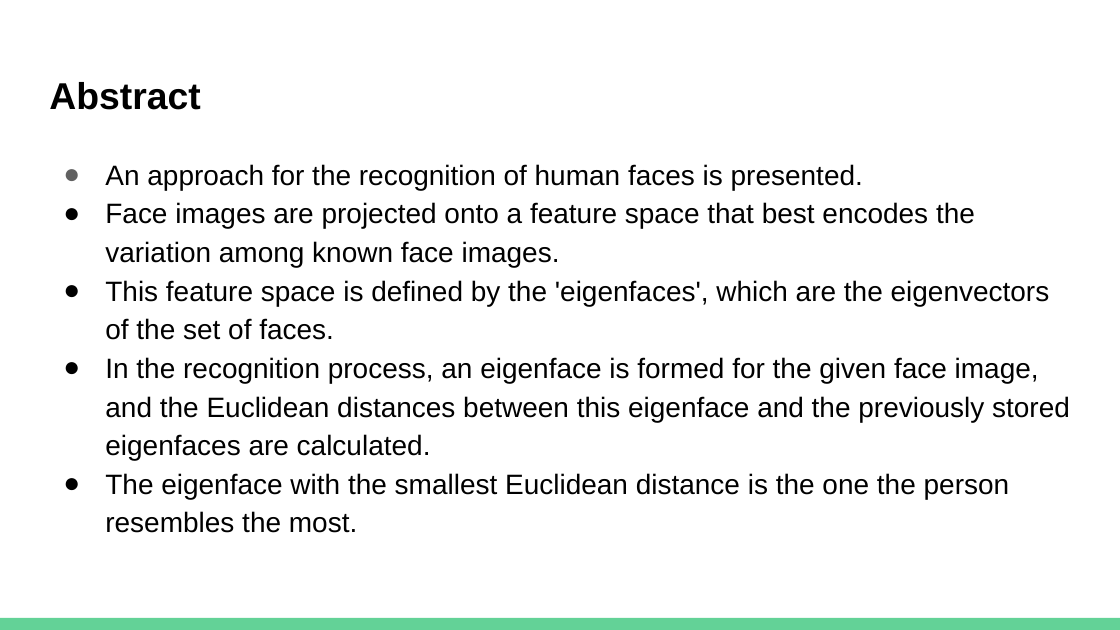
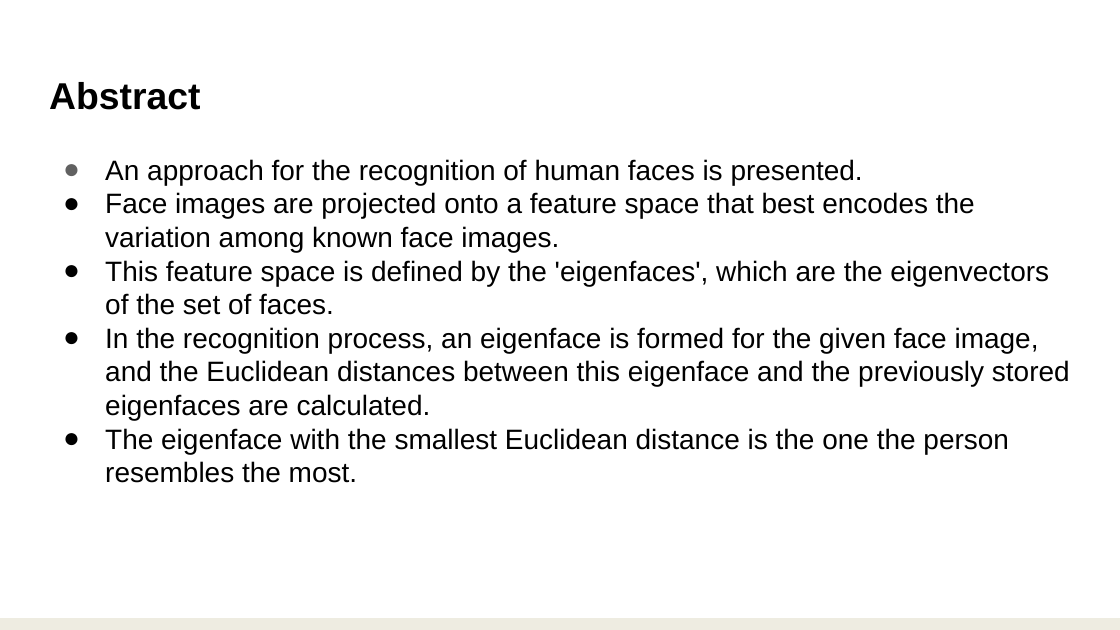
Before and after one commit to anshuman-aaa/Basic_Image_Processing, a slide deck: slide 2 of Project_eigenface_decomposition/Project4_presentation.pptx. Drawn at 1120x630 pixels with LibreOffice and Linux fonts; fonts in the diff are those of the drawing. Boxes give left, top, right and bottom in pixels: in the first picture for what was removed or moved away, otherwise in the second. Text is boxed around its words. In the diff, an @@ line names an element or a change of style, - is before the commit and + after.

```diff
--- a/Project_eigenface_decomposition/Project4_presentation.pptx
+++ b/Project_eigenface_decomposition/Project4_presentation.pptx
@@ text "An approach for the recognition ..." at [105, 159, 1070, 483]: highlight #FFFFFF to none; indent changed; line spacing 1.15 to 1 @@
@@ rectangle at [0, 618, 1120, 630]: fill #63D297 to #EEECE1 @@
```
Also in this commit, not shown: 13 other slides changed, 1 other file.
